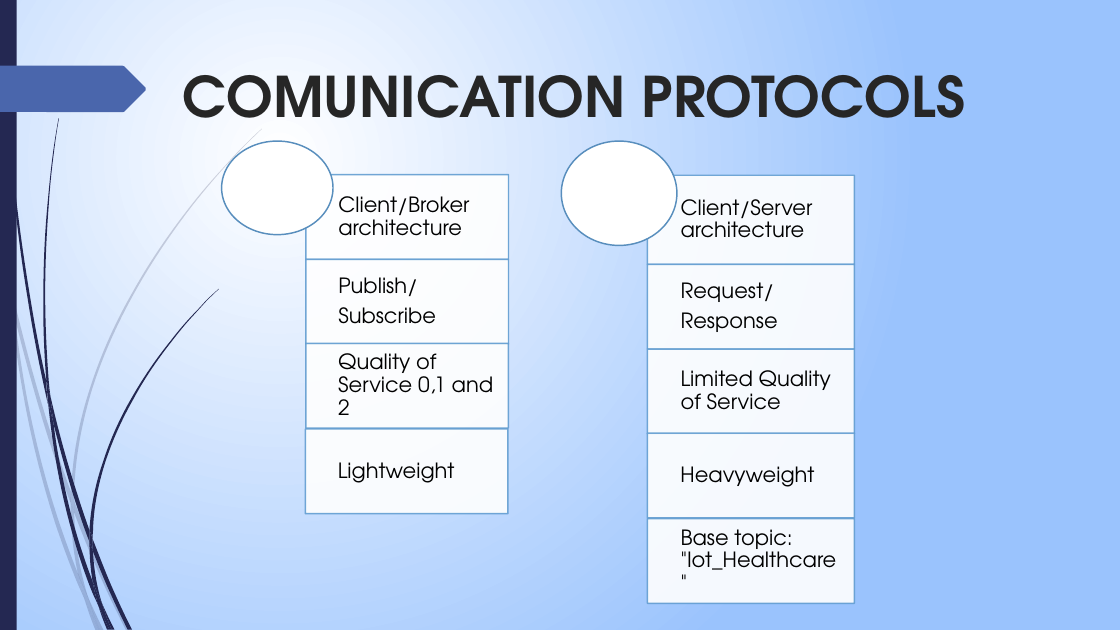
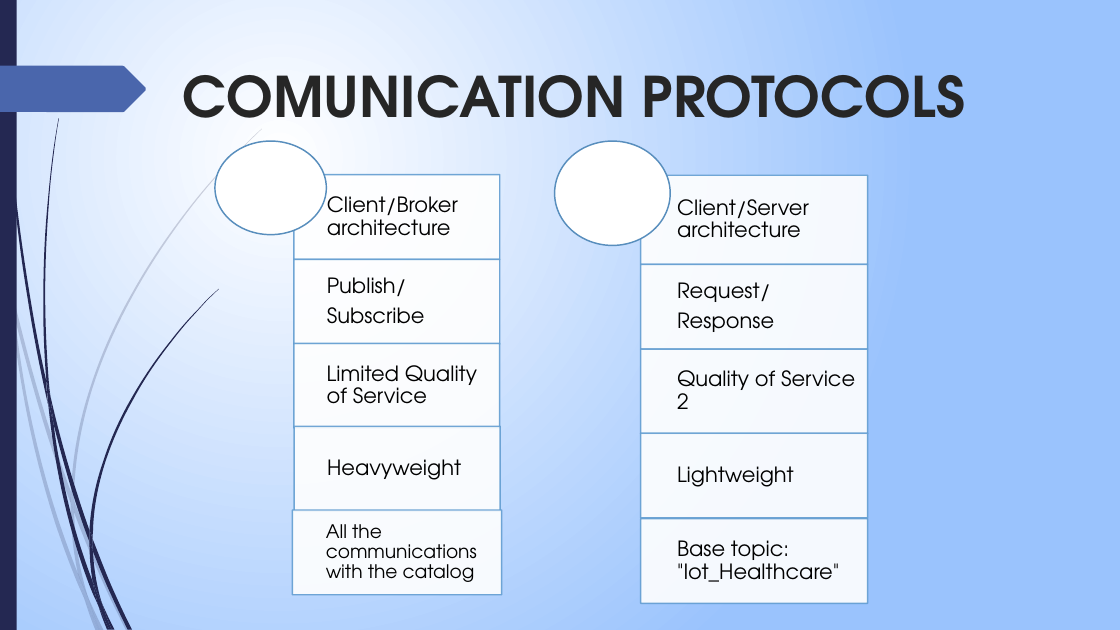
Before and after one commit to edo98811/IoT_project, a slide deck: slide 6 of Documenti/progetto_finale_last.pptx. Drawn at 1120x630 pixels with LibreOffice and Linux fonts; fonts in the diff are those of the drawing. Boxes give left, top, right and bottom in pixels: in the first picture for what was removed or moved away, otherwise in the second. Text is boxed around its words. In the diff, an @@ line names an element or a change of style, - is before the commit and + after.

Commit message:
ppt

```diff
--- a/Documenti/progetto_finale_last.pptx
+++ b/Documenti/progetto_finale_last.pptx
@@ ellipse: place and size @@
-ellipse at [222,141,334,234]
+ellipse at [215,141,327,234]
@@ ellipse: place and size @@
-ellipse at [561,141,677,245]
+ellipse at [555,141,670,245]
@@ rectangle: place and size @@
-rectangle at [306,175,508,260]
+rectangle at [294,175,500,260]
@@ text "Client/Broker architecture": place and size @@
-text "Client/Broker architecture" at [338,196,469,236]
+text "Client/Broker architecture" at [327,196,458,236]
@@ rectangle: place and size @@
-rectangle at [648,176,854,265]
+rectangle at [641,176,868,265]
@@ text "Client/Server architecture": place and size @@
-text "Client/Server architecture" at [681,199,813,238]
+text "Client/Server architecture" at [677,199,809,238]
@@ rectangle: place and size @@
-rectangle at [306,260,508,344]
+rectangle at [294,260,500,344]
@@ text "Publish/": place and size @@
-text "Publish/" at [338,277,436,324]
+text "Publish/" at [327,277,425,324]
@@ rectangle: place and size @@
-rectangle at [648,265,854,350]
+rectangle at [641,265,868,350]
@@ text "Request/": place and size @@
-text "Request/" at [681,282,778,332]
+text "Request/" at [677,282,774,332]
@@ rectangle: place and size @@
-rectangle at [306,344,508,429]
+rectangle at [294,344,500,429]
@@ rectangle: place and size @@
-rectangle at [648,350,854,434]
+rectangle at [641,350,868,434]
@@ text at [327,365,477,404]: text changed @@
-Quality of Service 0,1 and 2
+Limited Quality of Service
@@ text at [677,370,855,409]: text changed @@
-Limited Quality of Service
+Quality of Service 2
@@ rectangle: place and size @@
-rectangle at [306,429,508,514]
+rectangle at [294,427,500,512]
@@ text "Heavyweight": place and size @@
-text "Heavyweight" at [680,466,814,487]
+text "Heavyweight" at [327,459,461,480]
@@ rectangle: place and size @@
-rectangle at [648,434,854,518]
+rectangle at [641,434,868,518]
@@ text "Lightweight": place and size @@
-text "Lightweight" at [338,462,455,483]
+text "Lightweight" at [677,466,794,487]
@@ rectangle added at [292,510,502,595], fill #FFFFFF at 90% opacity, outline #629DD1 1.25 pt @@
@@ text added at [326,524,477,582], 16 pt, text #000000 @@
+All the communications with the catalog
@@ rectangle: place and size @@
-rectangle at [648,518,854,603]
+rectangle at [641,518,868,603]
@@ text "Base topic: "Iot_Healthcare"" rewrapped from [681,529,837,577] to [677,540,839,582] @@
```
Also in this commit, not shown: 1 other slide changed.
